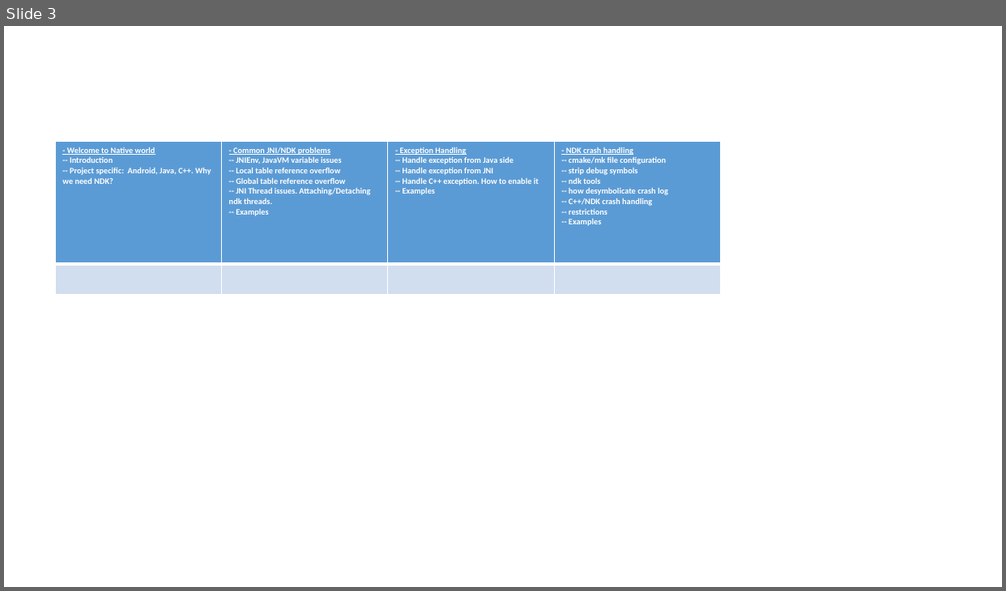
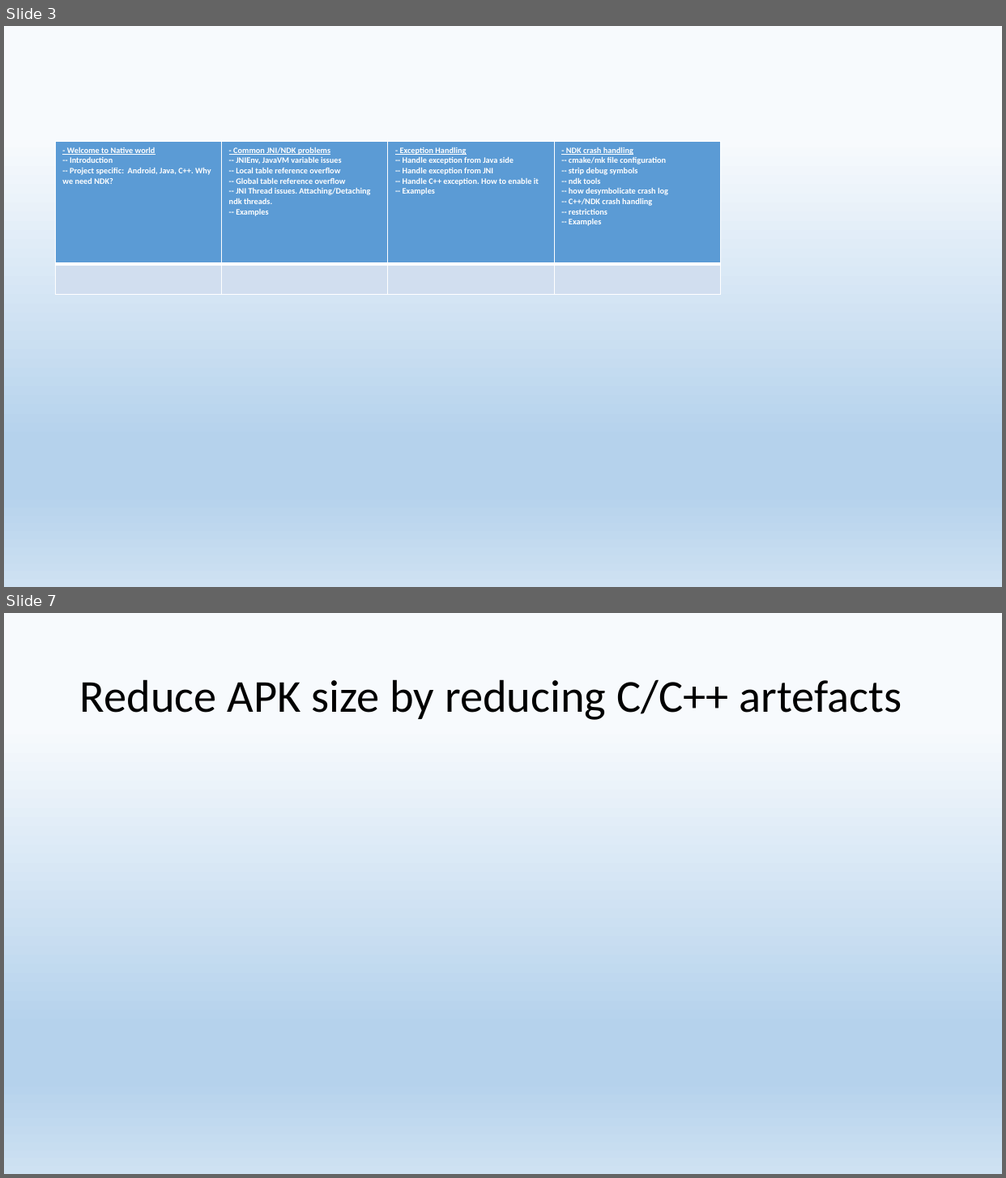
Before and after one commit to 9majka/NDK_presentation, a slide deck: NDK.pptx. Shown one above the other, each under a label of ours: slide 3 before the commit, slides 3 and 7 after it; the slides between them are not shown. The pictures are 1006x591 and 1006x1178 pixels, drawn with LibreOffice and Linux fonts; fonts in the diff are those of the drawing. Boxes give left, top, right and bottom in pixels: in the first picture for what was removed or moved away, otherwise in the second. Text is boxed around its words. In the diff, an @@ line names an element or a change of style, - is before the commit and + after.

```diff
--- a/NDK.pptx
+++ b/NDK.pptx
@@ slide 7 added at (x1=4, y1=613, x2=1002, y2=1174), background gradient #F7FAFD to #B5D2EC to #CEE1F2 @@
@@ title added at (x1=80, y1=679, x2=901, y2=720), 44 pt, text #000000 @@
+Reduce APK size by reducing C/C++ artefacts
@@ slide 3 changed as well @@
@@ background #FFFFFF to gradient #F7FAFD to #B5D2EC to #CEE1F2 @@
```
Also in this commit, not shown: 2 other slides changed, 5 other slides added, 9 other files.
